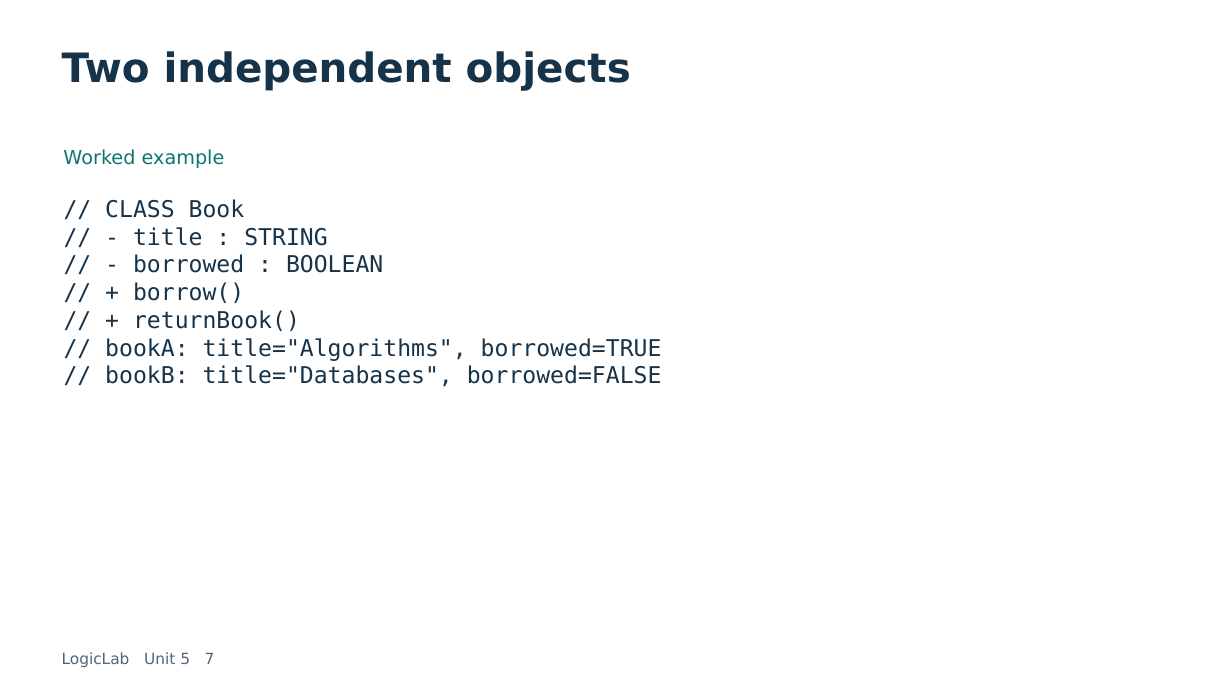
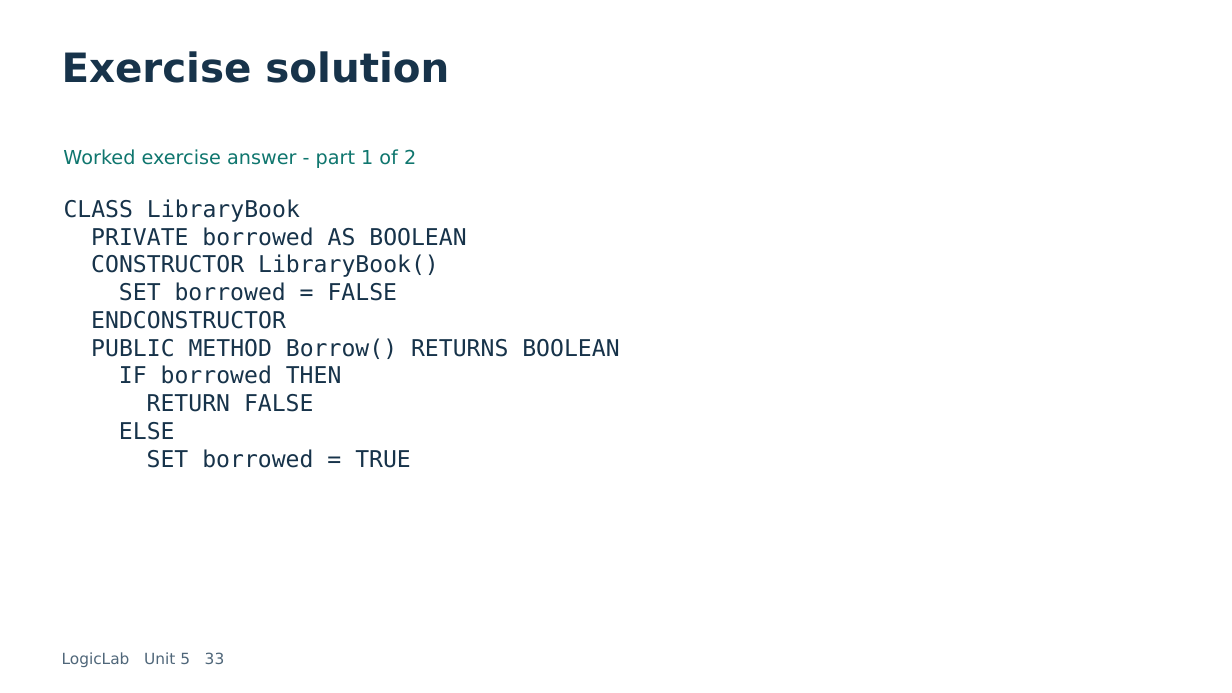
Before and after one commit to LEFA-2329/lefa-portfolio., a slide deck: slide 33 of dist/learn/downloads/logiclab-unit-5.pptx (slide 7 before the commit). Drawn at 1232x693 pixels with LibreOffice and Linux fonts; fonts in the diff are those of the drawing. Boxes give left, top, right and bottom in pixels: in the first picture for what was removed or moved away, otherwise in the second. Text is boxed around its words. In the diff, an @@ line names an element or a change of style, - is before the commit and + after.

Commit message:
Expand unit slides with complete solved pseudocode, exercise solutions, traces and data type definitions

```diff
--- a/dist/learn/downloads/logiclab-unit-5.pptx
+++ b/dist/learn/downloads/logiclab-unit-5.pptx
@@ text at [62, 51, 449, 83]: text changed @@
-Two independent objects
+Exercise solution
@@ text at [63, 149, 416, 168]: text changed @@
-Worked example
+Worked exercise answer - part 1 of 2
@@ text at [64, 199, 619, 468]: text changed @@
-// CLASS Book
-// - title : STRING
-// - borrowed : BOOLEAN
-// + borrow()
-// + returnBook()
-// bookA: title="Algorithms", borrowed=TRUE
-// bookB: title="Databases", borrowed=FALSE
+CLASS LibraryBook
+PRIVATE borrowed AS BOOLEAN
+CONSTRUCTOR LibraryBook()
+SET borrowed = FALSE
+ENDCONSTRUCTOR
+PUBLIC METHOD Borrow() RETURNS BOOLEAN
+IF borrowed THEN
+RETURN FALSE
+ELSE
+SET borrowed = TRUE
@@ text at [62, 652, 225, 667]: text changed @@
-LogicLab Unit 5 7
+LogicLab Unit 5 33
```
Also in this commit, not shown: 20 other slides changed, 14 slides added, 6 slides removed, 11 other files.
